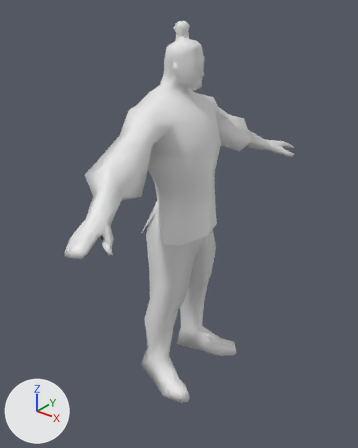
The Blender file resources/models/samurai.blend: old version first, new version second.
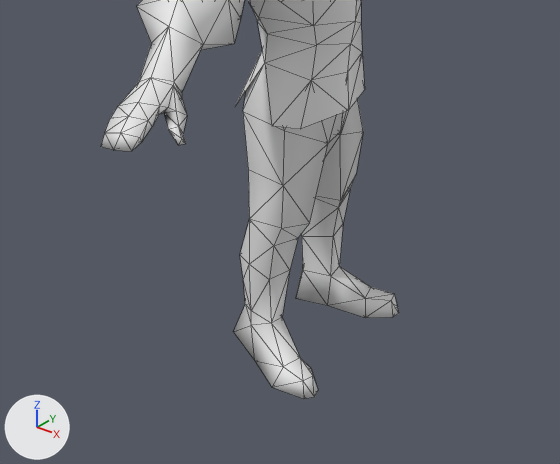
Each version is shown whole from a 50 mm camera at (1.32, -1.8, 2.03) aimed at (0.04, -0.21, 1.04), then close up on the part from 1% to 92% of the width and 38% to 98% of the height. Lighting does not change. The marker at lower left points along +X, +Y and +Z. The close-ups show mesh edges as thin lines.

In view in the first close-up: 'samuraiMesh'.
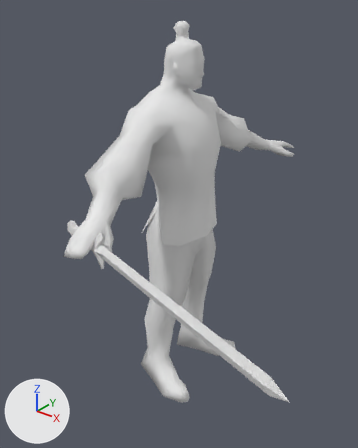
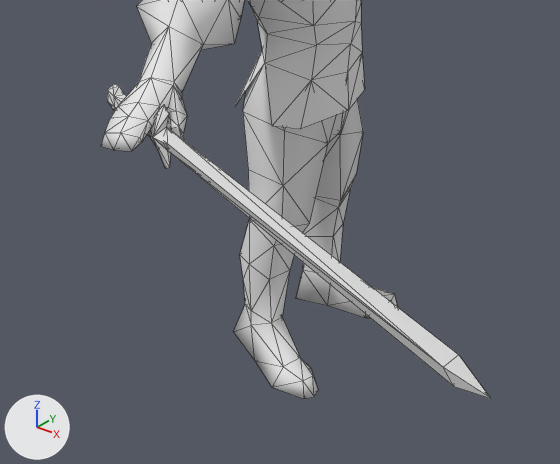
The edits, one by one:
Material 'Material' (mat_material) is new.
Its base color is (0.8, 0.8, 0.8) (white #e7e7e7).
Mesh me_sword is new.
It has 42 vertices, 76 faces and spans x -0.023..0.023, y -0.151..1.036, z -0.077..0.077.
It uses material mat_material (its picture is missing).
Object 'Sword' (ob_sword) is new; it shows me_sword.
Its location is (-0.02, -0.703, 1.148).
Its rotation in degrees is (0, 0, -105).

Boxes [x1, y1, x2, y2] around the edits, measured in the close-ups (560 x 464 px):
'Sword', added: after [107, 84, 491, 399]
